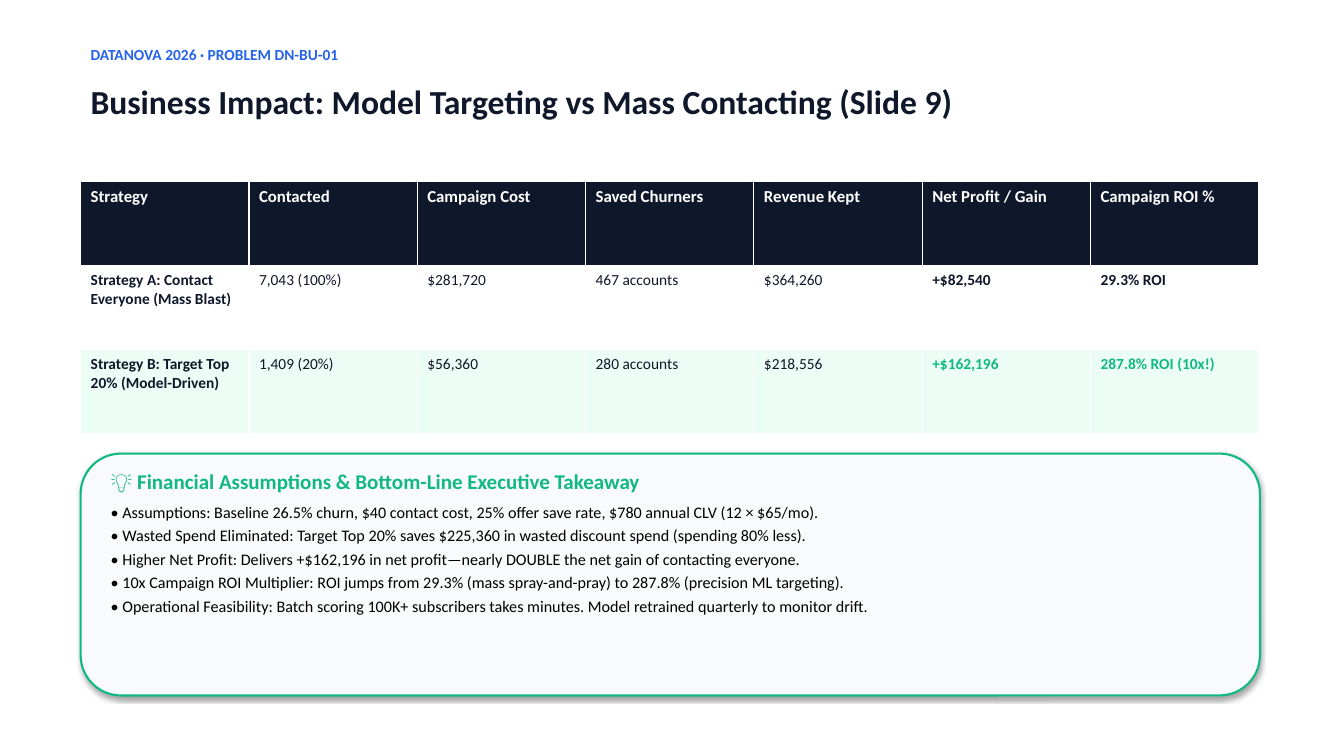
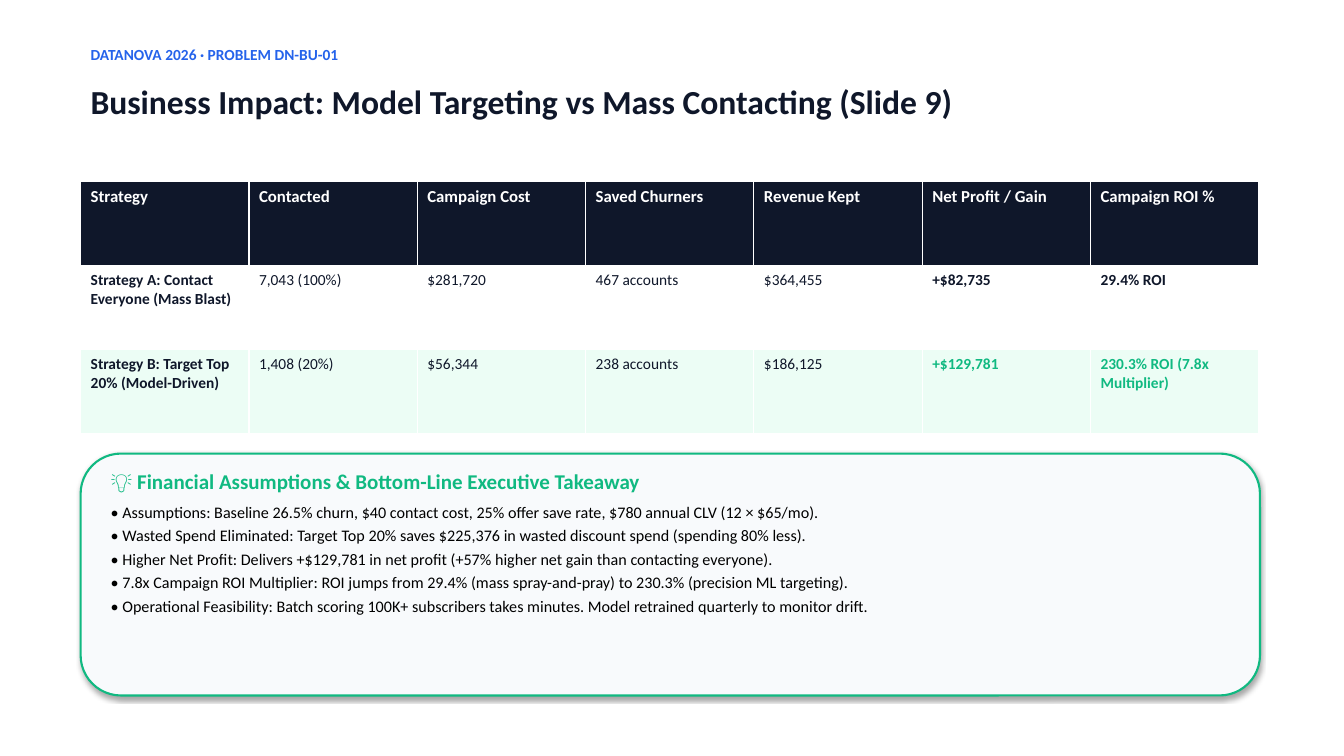
Before and after one commit to ayushtripathy-65/CHURN-HACKQUEST, a slide deck: slide 9 of HackQuest/DataNova_2026_Customer_Churn_Retention_Strategy.pptx. Drawn at 1344x756 pixels with LibreOffice and Linux fonts; fonts in the diff are those of the drawing. Boxes give left, top, right and bottom in pixels: in the first picture for what was removed or moved away, otherwise in the second. Text is boxed around its words. In the diff, an @@ line names an element or a change of style, - is before the commit and + after.

```diff
--- a/HackQuest/DataNova_2026_Customer_Churn_Retention_Strategy.pptx
+++ b/HackQuest/DataNova_2026_Customer_Churn_Retention_Strategy.pptx
@@ table at [81,181,1259,434] @@
-row 2: Strategy A: Contact Everyone (Mass Blast) | 7,043 (100%) | $281,720 | 467 accounts | $364,260 | +$82,540 | 29.3% ROI
+row 2: Strategy A: Contact Everyone (Mass Blast) | 7,043 (100%) | $281,720 | 467 accounts | $364,455 | +$82,735 | 29.4% ROI
-row 3: Strategy B: Target Top 20% (Model-Driven) | 1,409 (20%) | $56,360 | 280 accounts | $218,556 | +$162,196 | 287.8% ROI (10x!)
+row 3: Strategy B: Target Top 20% (Model-Driven) | 1,408 (20%) | $56,344 | 238 accounts | $186,125 | +$129,781 | 230.3% ROI (7.8x Multiplier)
@@ text at [122,529,848,591]: text changed @@
-• Wasted Spend Eliminated: Target Top 20% saves $225,360 in wasted discount spend (spending 80% less).
-• Higher Net Profit: Delivers +$162,196 in net profit—nearly DOUBLE the net gain of contacting everyone.
-• 10x Campaign ROI Multiplier: ROI jumps from 29.3% (mass spray-and-pray) to 287.8% (precision ML targeting).
+• Wasted Spend Eliminated: Target Top 20% saves $225,376 in wasted discount spend (spending 80% less).
+• Higher Net Profit: Delivers +$129,781 in net profit (+57% higher net gain than contacting everyone).
+• 7.8x Campaign ROI Multiplier: ROI jumps from 29.4% (mass spray-and-pray) to 230.3% (precision ML targeting).
```
Also in this commit, not shown: 2 other slides changed, 19 other files.
